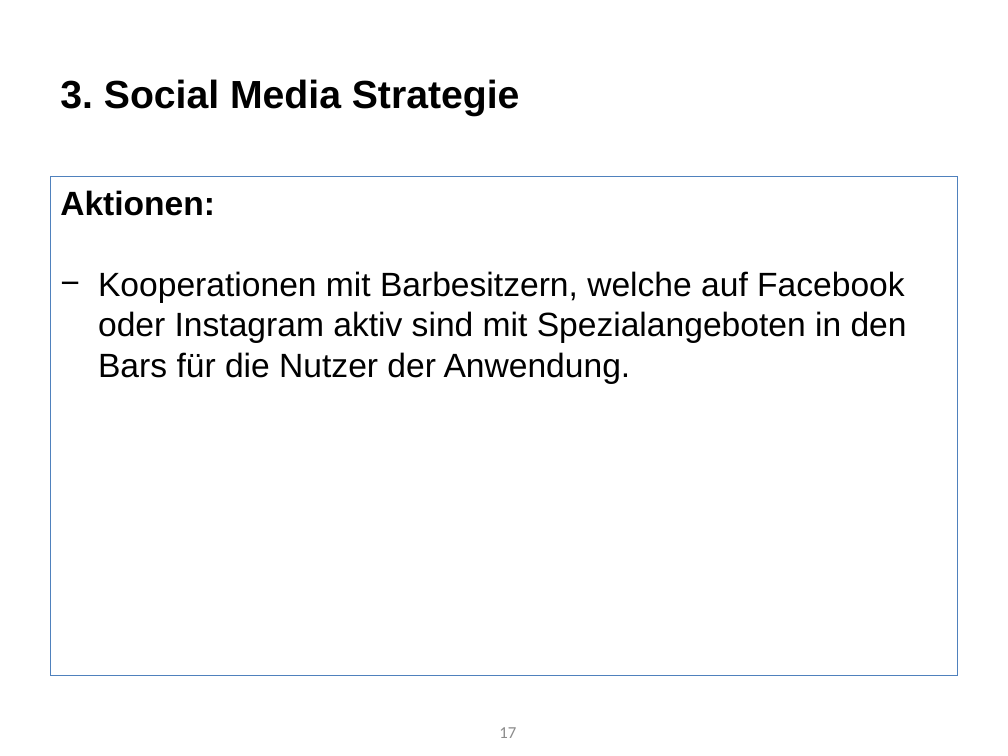
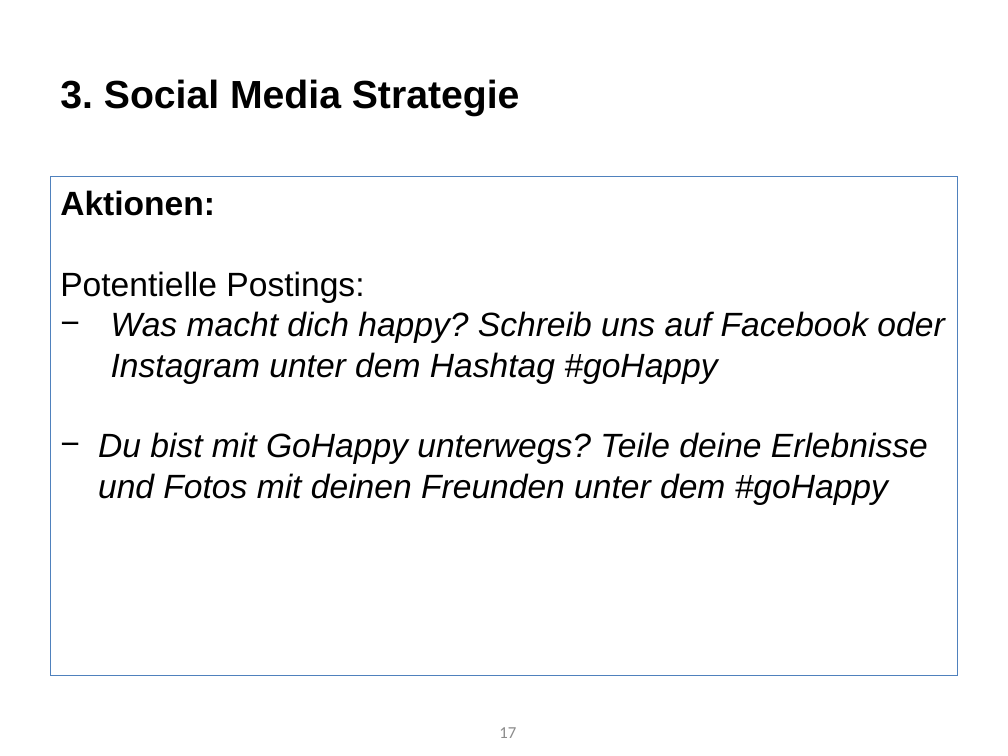
Before and after one commit to Roba1993/Happy-Hour, a slide deck: slide 17 of documents/marketing/Social Media Marketingkonzept/Marketingstrategie - Social Media (5.7).pptx. Drawn at 1008x756 pixels with LibreOffice and Linux fonts; fonts in the diff are those of the drawing. Boxes give left, top, right and bottom in pixels: in the first picture for what was removed or moved away, otherwise in the second. Text is boxed around its words. In the diff, an @@ line names an element or a change of style, - is before the commit and + after.

```diff
--- a/documents/marketing/Social Media Marketingkonzept/Marketingstrategie - Social Media (5.7).pptx
+++ b/documents/marketing/Social Media Marketingkonzept/Marketingstrategie - Social Media (5.7).pptx
@@ text at box(60, 271, 944, 505): text changed; italic on @@
-− Kooperationen mit Barbesitzern, welche auf Facebook oder Instagram aktiv sind mit Spezialangeboten in den Bars für die Nutzer der Anwendung.
+Potentielle Postings:
+− Was macht dich happy? Schreib uns auf Facebook oder Instagram unter dem Hashtag #goHappy
+− Du bist mit GoHappy unterwegs? Teile deine Erlebnisse und Fotos mit deinen Freunden unter dem #goHappy
```
Also in this commit, not shown: 1 other slide changed.
